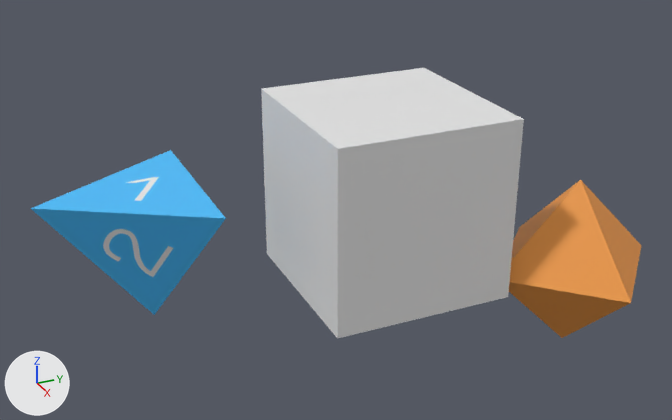
Two versions of the Blender file models/dice.blend, one commit apart.
Camera for both pictures: a camera (50 mm lens) standing at (7.38, -6.21, 4.87) and looking at (-0.93, -2.47, 0.71). Arrows for +X, +Y and +Z are at lower left; the lights stay in place.

Objects in the first picture: 'd4', 'd6', 'd8'.
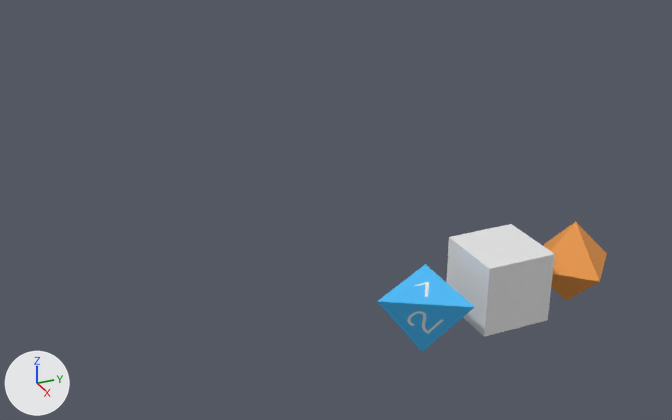
Pixel boxes (x1, y1, x2, y2) of what changed, in the pictures (672 x 420 px):
```json
{"object": "d6", "change": "mesh rescaled, moved", "before": [261, 68, 524, 338], "after": [446, 224, 555, 337], "on screen": "58% narrower, 58% shorter"}
{"object": "d4", "change": "reshaped, moved", "before": [30, 150, 226, 315], "after": [377, 264, 474, 352], "on screen": "50% narrower, 46% shorter"}
{"object": "d8", "change": "mesh rescaled", "before": [509, 180, 641, 338], "after": [544, 222, 607, 301], "on screen": "52% narrower, 50% shorter"}
```

Edits to the scene script, one JSON object a line:
```json
{"block": "me_cube_002", "where": "me_cube_002.from_pydata(...)  # 4 vertices, 4 faces; spans x -1.0..1.0, y -1.0..0.67, z -1.01..0.47"}
{"block": "me_cube_002", "where": "# used by ob_d4; location = (-1.401, -4.522, 0.641)"}
{"block": "me_cube_002", "change": "me_cube_002 part 1"}
{"op": "set", "path": "me_cube_002.vertices[0].co", "old": "(0.0, -1.0, 0.47)", "new": "(0.0, -0.55, 0.19)", "note": "pixel (30, 208) -> pixel (376, 301)"}
{"op": "set", "path": "me_cube_002.vertices[1].co", "old": "(-1.0, 0.67, 0.47)", "new": "(-0.5, 0.28, 0.19)", "note": "pixel (170, 150) -> pixel (425, 264)"}
{"op": "set", "path": "me_cube_002.vertices[2].co", "old": "(0.0, 0.11, -1.01)", "new": "(0.0, 0.0, -0.56)", "note": "pixel (154, 315) -> pixel (422, 352)"}
{"op": "set", "path": "me_cube_002.vertices[3].co", "old": "(1.0, 0.67, 0.47)", "new": "(0.5, 0.28, 0.19)", "note": "pixel (225, 218) -> pixel (474, 307)"}
{"block": "me_cube_001", "where": "me_cube_001.from_pydata(...)  # 8 vertices, 6 faces; spans x -1.0..1.0, y -1.0..1.0, z -1.0..1.0"}
{"block": "me_cube_001", "where": "# used by ob_d6; location = (-0.79, -1.964, 0.885)"}
{"block": "me_cube_001", "change": "me_cube_001 part 2: the whole mesh is scaled about its middle by 0.4"}
{"block": "me_cube", "where": "me_cube.from_pydata(...)  # 6 vertices, 8 faces; spans x -1.0..1.0, y -1.0..1.0, z -1.0..1.0"}
{"block": "me_cube", "where": "# used by ob_d8; location = (0.0, 0.0, 0.0)"}
{"block": "me_cube", "change": "me_cube part 3: the whole mesh is scaled about its middle by 0.5"}
{"op": "set", "path": "ob_d4.location", "old": "(-1.401, -4.522, 0.641)", "new": "(0.138, -1.946, -0.029)"}
{"op": "set", "path": "ob_d6.location", "old": "(-0.79, -1.964, 0.885)", "new": "(0.025, -0.98, 0.02)"}
```
